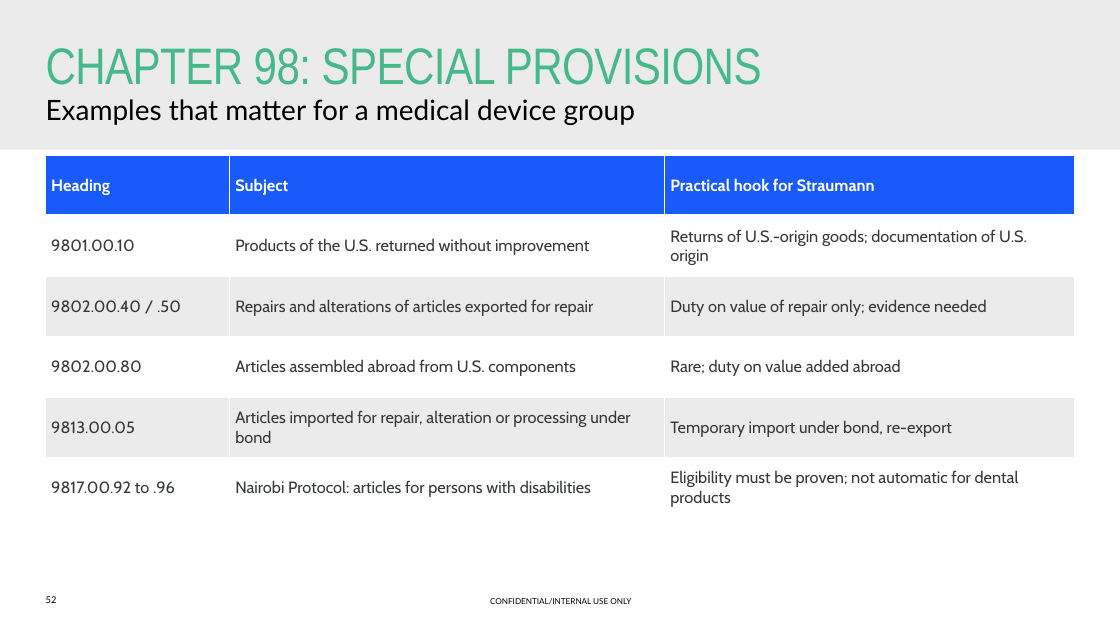
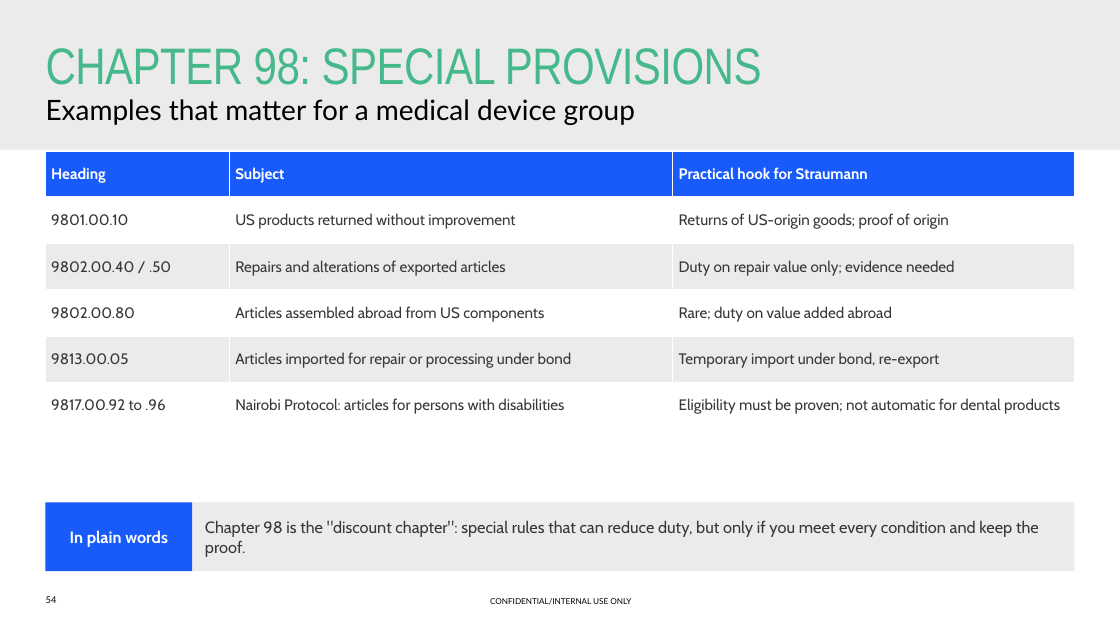
Before and after one commit to lars1909lg-bot/TradeKPI, a slide deck: slide 54 of training/Straumann_US_HTS_Classification_Training.pptx (slide 52 before the commit). Drawn at 1120x630 pixels with LibreOffice and Linux fonts; fonts in the diff are those of the drawing; background and template pictures are left out. Boxes give left, top, right and bottom in pixels: in the first picture for what was removed or moved away, otherwise in the second. Text is boxed around its words. In the diff, an @@ line names an element or a change of style, - is before the commit and + after.

```diff
--- a/training/Straumann_US_HTS_Classification_Training.pptx
+++ b/training/Straumann_US_HTS_Classification_Training.pptx
@@ table at bbox=[45, 151, 1075, 429] @@
-row 2, column 2: Products of the U.S. returned without improvement
+row 2, column 2: US products returned without improvement
-row 2, column 3: Returns of U.S.-origin goods; documentation of U.S. origin
+row 2, column 3: Returns of US-origin goods; proof of origin
-row 3, column 2: Repairs and alterations of articles exported for repair
+row 3, column 2: Repairs and alterations of exported articles
-row 3, column 3: Duty on value of repair only; evidence needed
+row 3, column 3: Duty on repair value only; evidence needed
-row 4, column 2: Articles assembled abroad from U.S. components
+row 4, column 2: Articles assembled abroad from US components
-row 5, column 2: Articles imported for repair, alteration or processing under bond
+row 5, column 2: Articles imported for repair or processing under bond
@@ size 14 to 13 pt in "Heading", "Subject", "Practical hook for Straumann", "9801.00.10" and 8 more places @@
@@ table: place and size @@
-table at bbox=[45, 155, 1075, 518]
+table at bbox=[45, 151, 1075, 429]
@@ rectangle added at bbox=[45, 502, 192, 571], fill #195AFA, 14 pt, text #FFFFFF, bold @@
+In plain words
@@ rectangle added at bbox=[192, 502, 1075, 571], fill #EBEBEB, 14 pt, text #36393A @@
+Chapter 98 is the "discount chapter": special rules that can reduce duty, but only if you meet every condition and keep the proof.
@@ page number at bbox=[46, 596, 57, 603]: text changed @@
-52
+54
```
Also in this commit, not shown: 77 other slides changed, 4 slides added, 2 slides removed, 1 other file.
